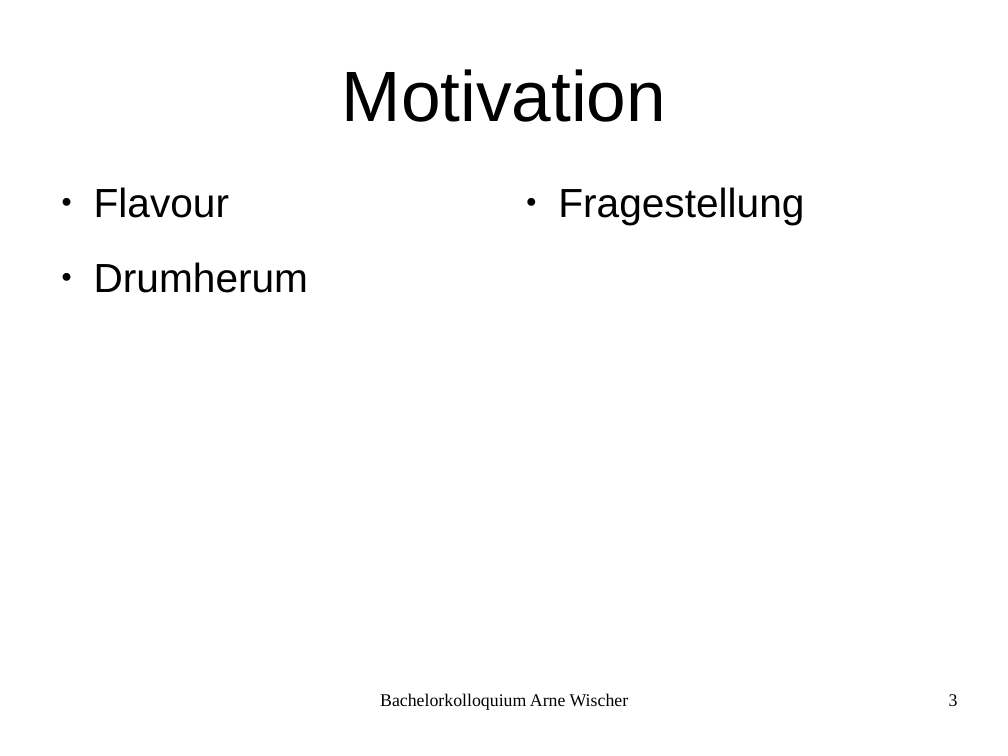
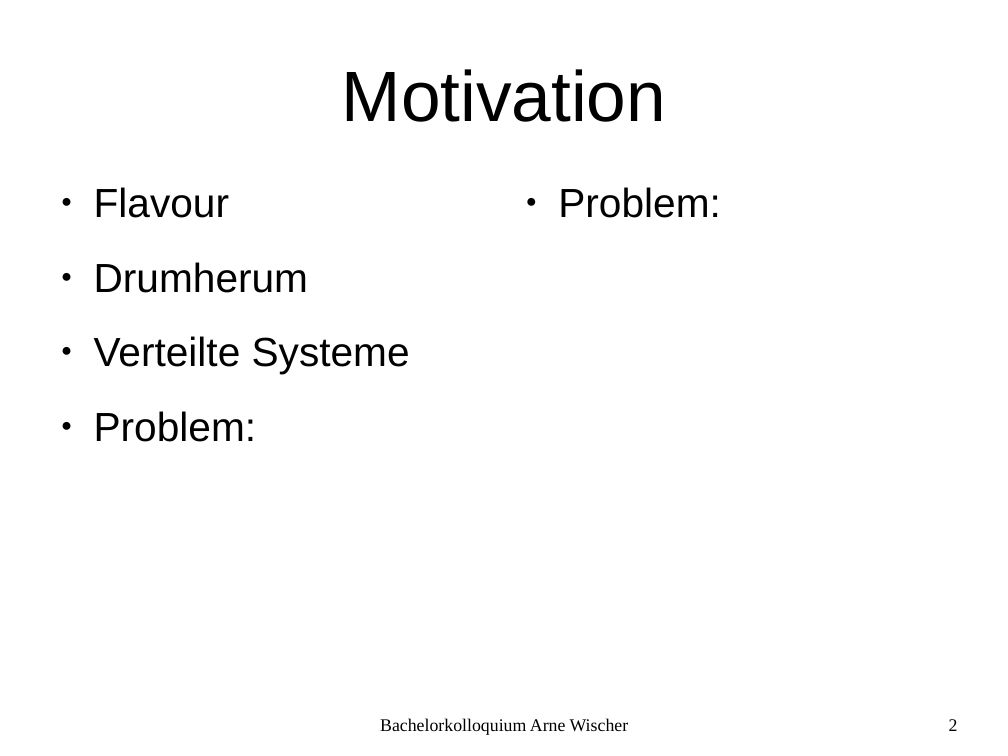
Before and after one commit to fettlaus/Kolloq, a slide deck: slide 2 of Kolloq.odp (slide 3 before the commit). Drawn at 1008x756 pixels with LibreOffice and Linux fonts; fonts in the diff are those of the drawing; background and template pictures are left out. Boxes give left, top, right and bottom in pixels: in the first picture for what was removed or moved away, otherwise in the second. Text is boxed around its words. In the diff, an @@ line names an element or a change of style, - is before the commit and + after.

```diff
--- a/Kolloq.odp
+++ b/Kolloq.odp
@@ text at box(558, 187, 721, 218): text changed @@
-● Fragestellung
+● Problem:
@@ text at box(94, 336, 410, 442): paragraphs added @@
+● Verteilte Systeme
+● Problem:
@@ text "Bachelorkolloquium Arne Wischer": place and size @@
-text "Bachelorkolloquium Arne Wischer" at box(380, 693, 629, 710)
+text "Bachelorkolloquium Arne Wischer" at box(380, 718, 629, 735)
@@ page number removed at box(949, 694, 958, 706) @@
-3
@@ page number added at box(949, 719, 958, 731), 14 pt, text #000000 @@
+2
```
Also in this commit, not shown: 11 other slides changed, 2 slides added, 2 slides removed.
